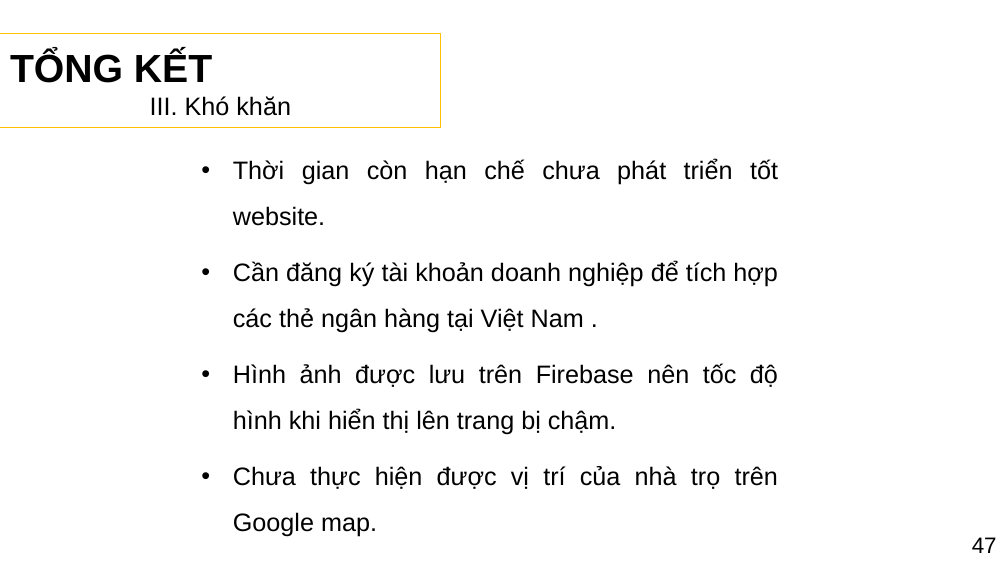
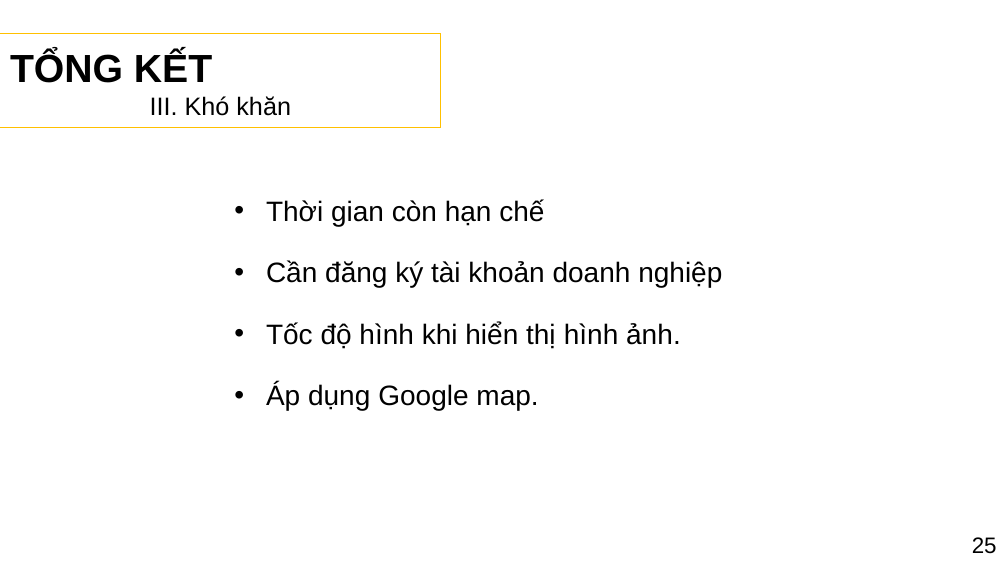
Before and after one commit to PhamHuynhThanhLam/Website_tim_kiem_dang_tin_nha_tro, a slide deck: slide 26 of PPTLCN.pptx (slide 40 before the commit). Drawn at 1008x567 pixels with LibreOffice and Linux fonts; fonts in the diff are those of the drawing; background and template pictures are left out. Boxes give left, top, right and bottom in pixels: in the first picture for what was removed or moved away, otherwise in the second. Text is boxed around its words. In the diff, an @@ line names an element or a change of style, - is before the commit and + after.

Commit message:
new pptx

```diff
--- a/PPTLCN.pptx
+++ b/PPTLCN.pptx
@@ text at (x1=266, y1=199, x2=722, y2=410): text changed; size 18 to 20 pt @@
-• Thời gian còn hạn chế chưa phát triển tốt website.
-• Cần đăng ký tài khoản doanh nghiệp để tích hợp các thẻ ngân hàng tại Việt Nam .
-• Hình ảnh được lưu trên Firebase nên tốc độ hình khi hiển thị lên trang bị chậm.
-• Chưa thực hiện được vị trí của nhà trọ trên Google map.
+• Thời gian còn hạn chế
+• Cần đăng ký tài khoản doanh nghiệp
+• Tốc độ hình khi hiển thị hình ảnh.
+• Áp dụng Google map.
@@ text at (x1=972, y1=537, x2=997, y2=554): text changed @@
-47
+25
```
Also in this commit, not shown: 25 other slides changed, 1 slide added, 15 slides removed.
